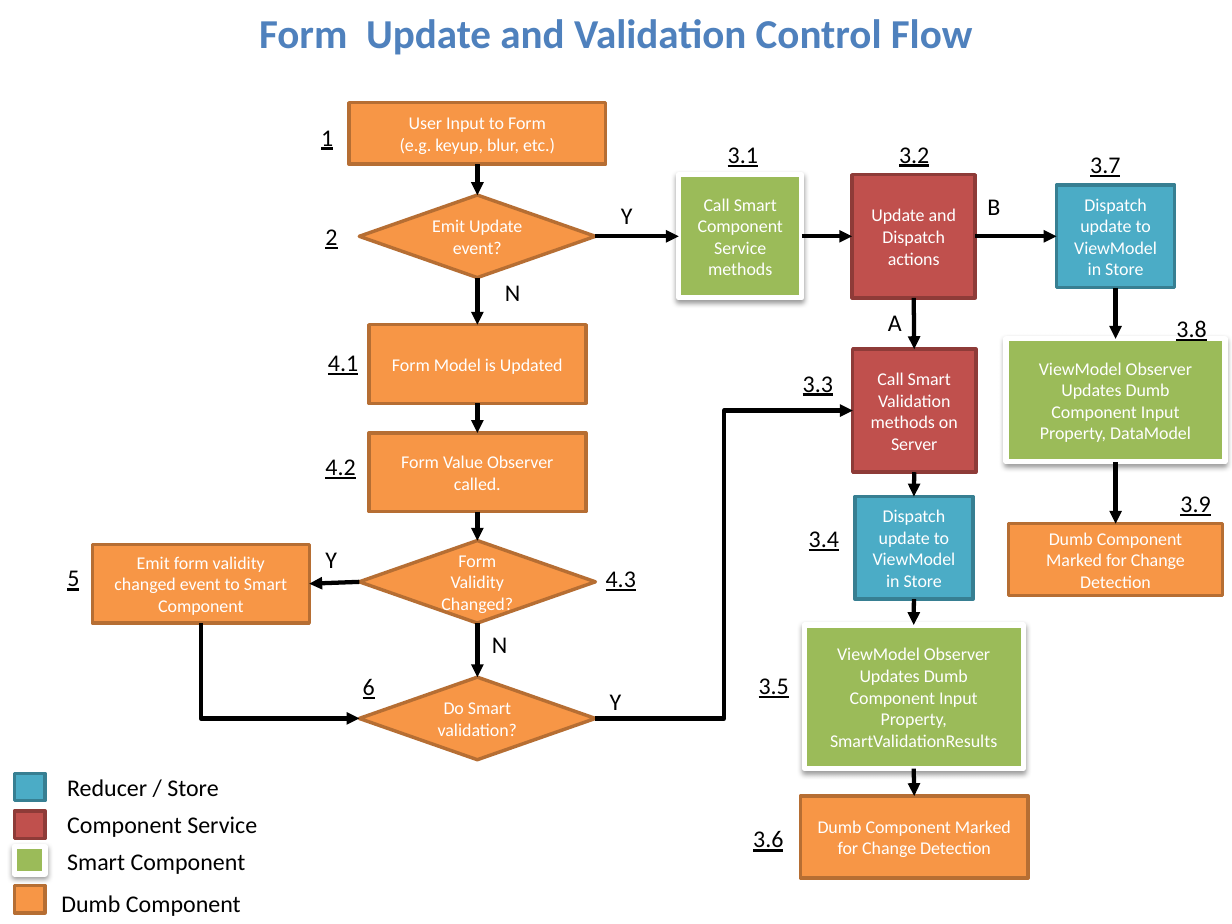
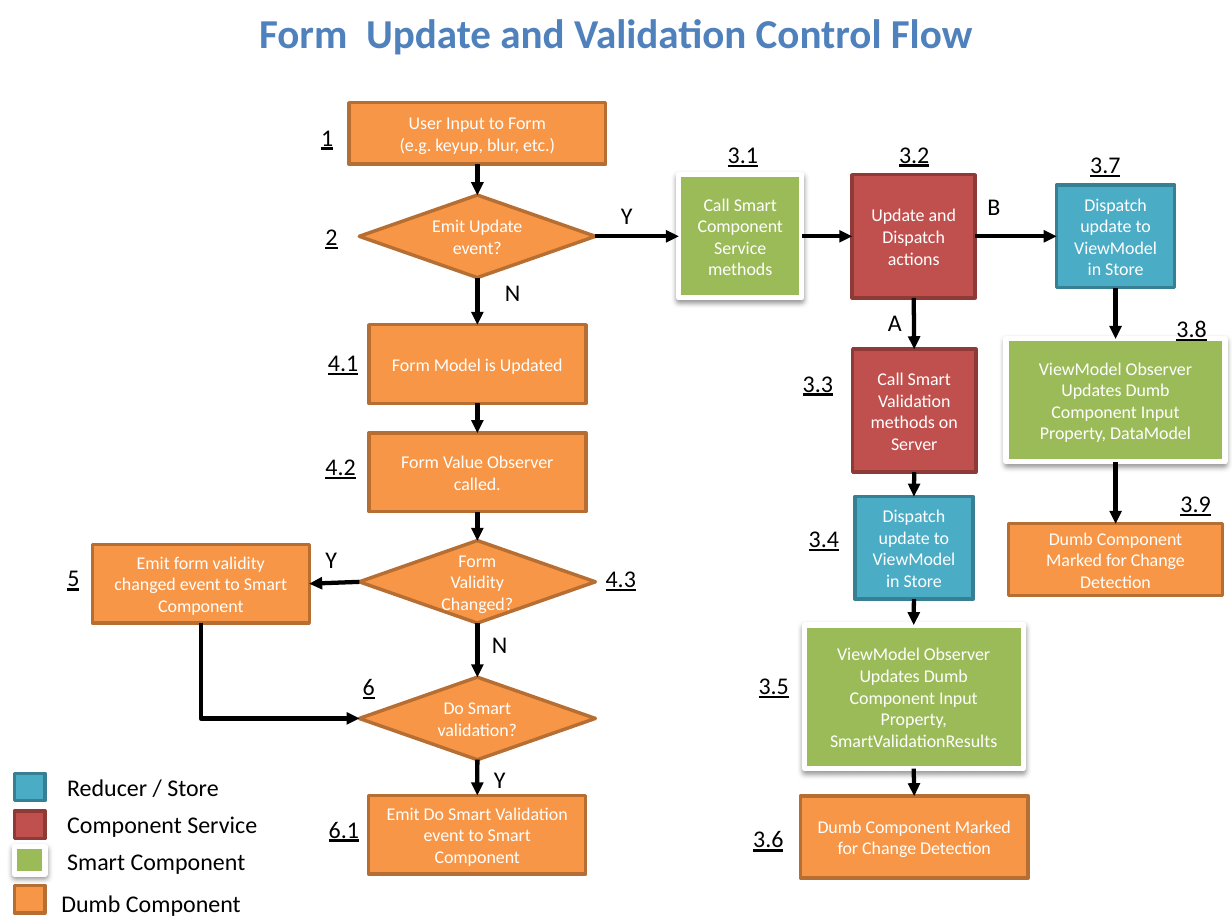
Before and after one commit to skijit/notes, a slide deck: slide 5 of resources/images/programming/Angular2ArchDrawings.pptx. Drawn at 1232x924 pixels with LibreOffice and Linux fonts; fonts in the diff are those of the drawing. Boxes give left, top, right and bottom in pixels: in the first picture for what was removed or moved away, otherwise in the second. Text is boxed around its words. In the diff, an @@ line names an element or a change of style, - is before the commit and + after.

```diff
--- a/resources/images/programming/Angular2ArchDrawings.pptx
+++ b/resources/images/programming/Angular2ArchDrawings.pptx
@@ elbow arrow removed from (595, 718) to (853, 410) @@
@@ arrow added from (478, 760) to (477, 795), #000000 2.5 pt @@
@@ text "Y": place and size @@
-text "Y" at [610, 694, 622, 717]
+text "Y" at [494, 772, 506, 795]
@@ rectangle added at [368, 795, 585, 873], fill #F79646, outline #B76F34 2 pt, 10.5 pt, text #FFFFFF @@
+Emit Do Smart Validation event to Smart Component
@@ text added at [329, 821, 359, 842], 14 pt, text #000000, underline @@
+6.1
```
Also in this commit, not shown: 2 other files.
